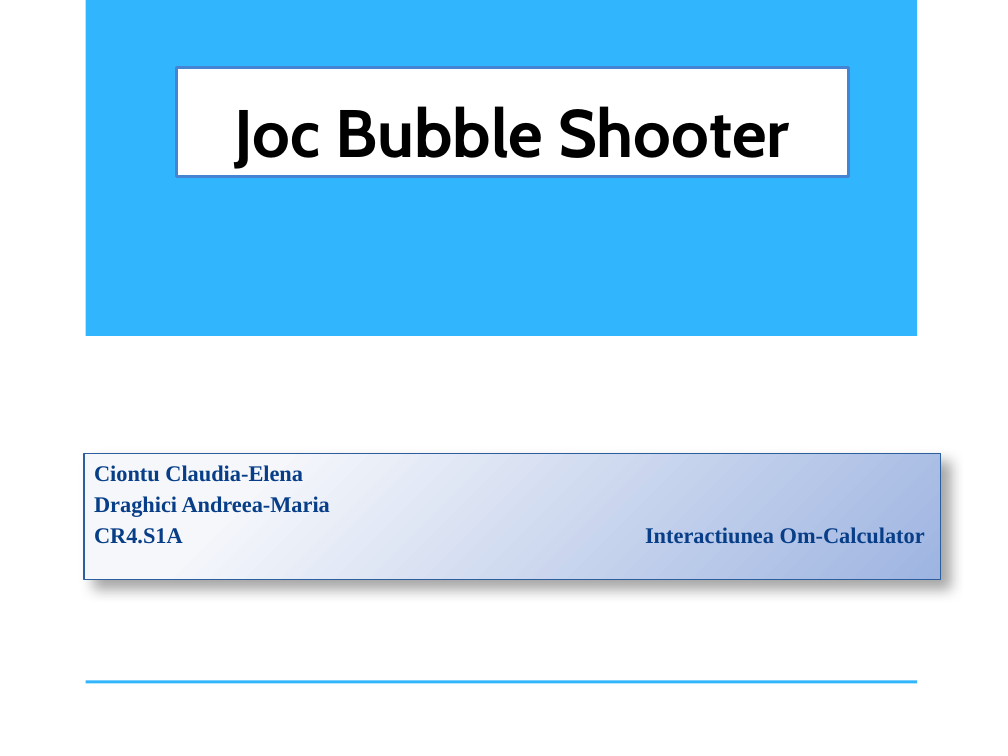
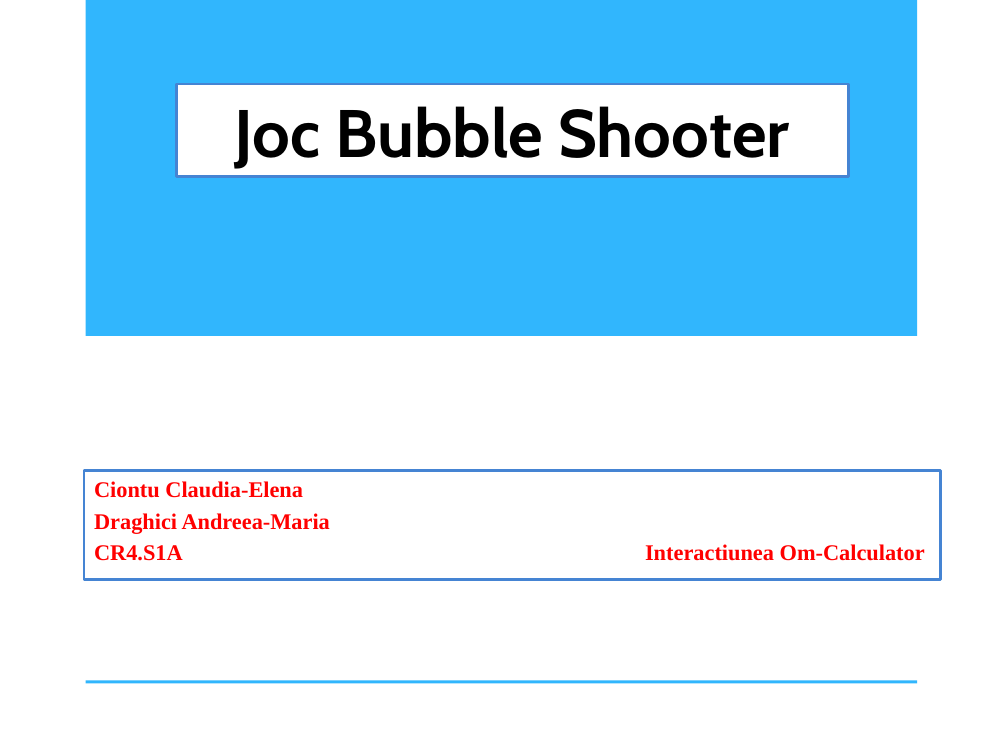
Before and after one commit to AndreeaDraghici/Bubble-Shooter-Game, a slide deck: slide 1 of docs/IOC_PrezentareBubbleShooter_DraghiciCiontu_CR4S1A.pptx. Drawn at 1008x756 pixels with LibreOffice and Linux fonts; fonts in the diff are those of the drawing; background and template pictures are left out. Boxes give left, top, right and bottom in pixels: in the first picture for what was removed or moved away, otherwise in the second. Text is boxed around its words. In the diff, an @@ line names an element or a change of style, - is before the commit and + after.

```diff
--- a/docs/IOC_PrezentareBubbleShooter_DraghiciCiontu_CR4S1A.pptx
+++ b/docs/IOC_PrezentareBubbleShooter_DraghiciCiontu_CR4S1A.pptx
@@ title "Joc Bubble Shooter": place and size @@
-title "Joc Bubble Shooter" at bbox=[176, 68, 849, 176]
+title "Joc Bubble Shooter" at bbox=[176, 84, 849, 176]
@@ subtitle "Ciontu Claudia-Elena": place and size @@
-subtitle "Ciontu Claudia-Elena" at bbox=[84, 454, 940, 580]
+subtitle "Ciontu Claudia-Elena" at bbox=[84, 471, 940, 580]
@@ subtitle "Ciontu Claudia-Elena" at bbox=[84, 471, 940, 580]: text colour #073E87 to #FF0000; fill gradient #F5F7FB to #9EB5E1 to #FFFFFF; outline #2D5F9F 0.75 pt to #4584D3 2 pt; shadow off @@
```
Also in this commit, not shown: 5 other slides changed, 6 slides added, 1 other file.
